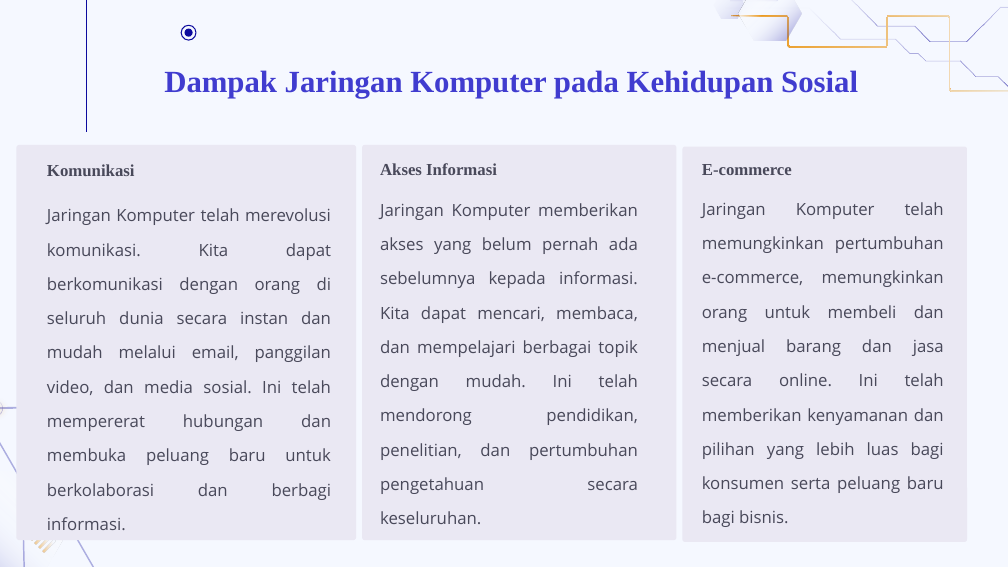
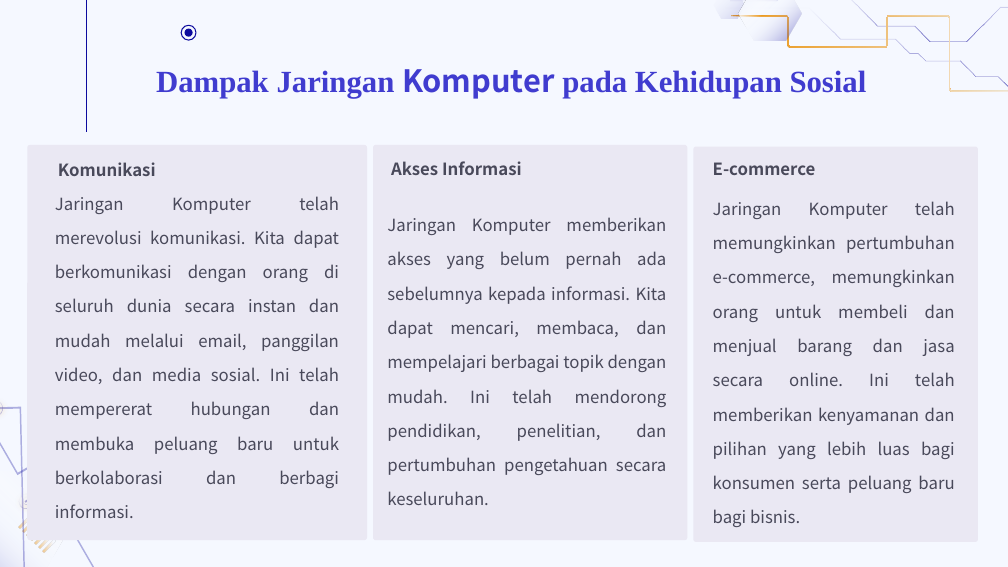
Before and after one commit to eja2003/Borneo, a slide deck: slide 11 of PPT jarkas.pptx. Drawn at 1008x567 pixels with LibreOffice and Linux fonts; fonts in the diff are those of the drawing. Boxes give left, top, right and bottom in pixels: in the first picture for what was removed or moved away, otherwise in the second. Text is boxed around its words. In the diff, an @@ line names an element or a change of style, - is before the commit and + after.

```diff
--- a/PPT jarkas.pptx
+++ b/PPT jarkas.pptx
@@ title "Dampak Jaringan Komputer pada Kehidupan ..." at bbox=[156, 69, 867, 99]: font Times New Roman to Noto Sans CJK JP in "Komputer" @@
@@ 4 texts, 3 rounded rectangles: place and size @@
-4 texts, 3 rounded rectangles at bbox=[16, 145, 967, 541]
+4 texts, 3 rounded rectangles at bbox=[27, 145, 978, 541]
@@ font Times New Roman to Noto Sans CJK JP in 3 elements at bbox=[58, 162, 156, 176], bbox=[391, 161, 522, 175], bbox=[713, 162, 816, 175] @@
@@ text "Jaringan Komputer telah merevolusi komunikasi. ...": place and size @@
-text "Jaringan Komputer telah merevolusi komunikasi. ..." at bbox=[47, 208, 332, 496]
+text "Jaringan Komputer telah merevolusi komunikasi. ..." at bbox=[55, 196, 340, 488]
@@ font Open Sans to Noto Sans CJK JP in 3 elements at bbox=[713, 201, 955, 493], bbox=[55, 196, 340, 488], bbox=[387, 217, 667, 475] @@
@@ text "Jaringan Komputer memberikan akses yang ...": place and size @@
-text "Jaringan Komputer memberikan akses yang ..." at bbox=[380, 203, 638, 460]
+text "Jaringan Komputer memberikan akses yang ..." at bbox=[387, 217, 667, 475]
@@ freeform shape added at bbox=[19, 516, 32, 529], fill gradient #EB9109 to #F5F8FF @@
@@ freeform shape added at bbox=[23, 520, 36, 533], fill gradient #EB9109 to #F5F8FF @@
@@ freeform shape added at bbox=[26, 524, 39, 537], fill gradient #EB9109 to #F5F8FF @@
```
Also in this commit, not shown: 23 other slides changed.
